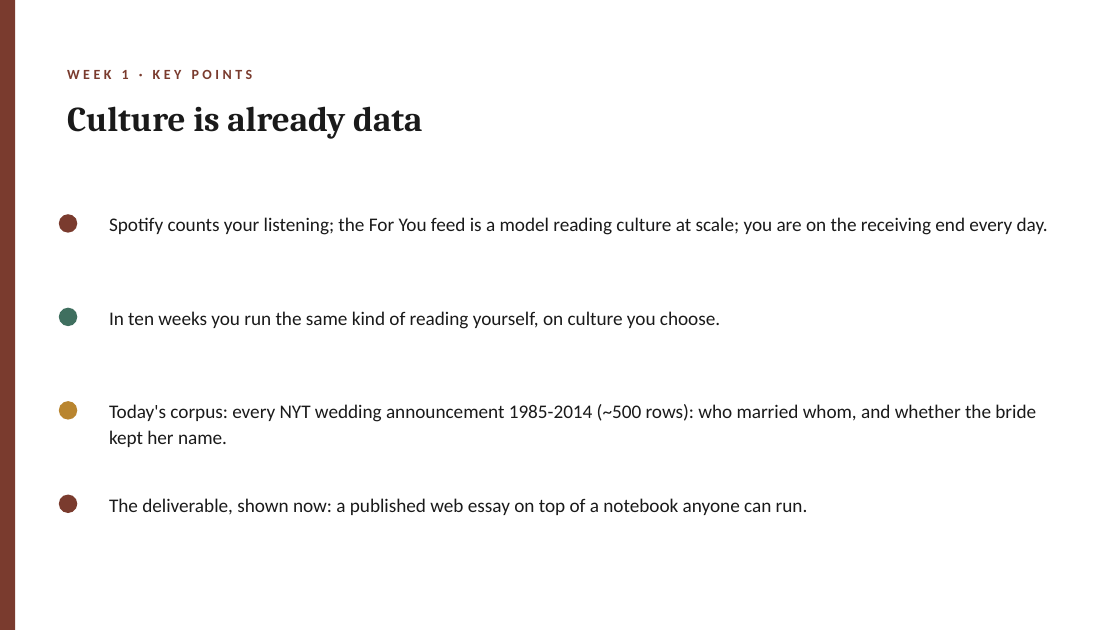
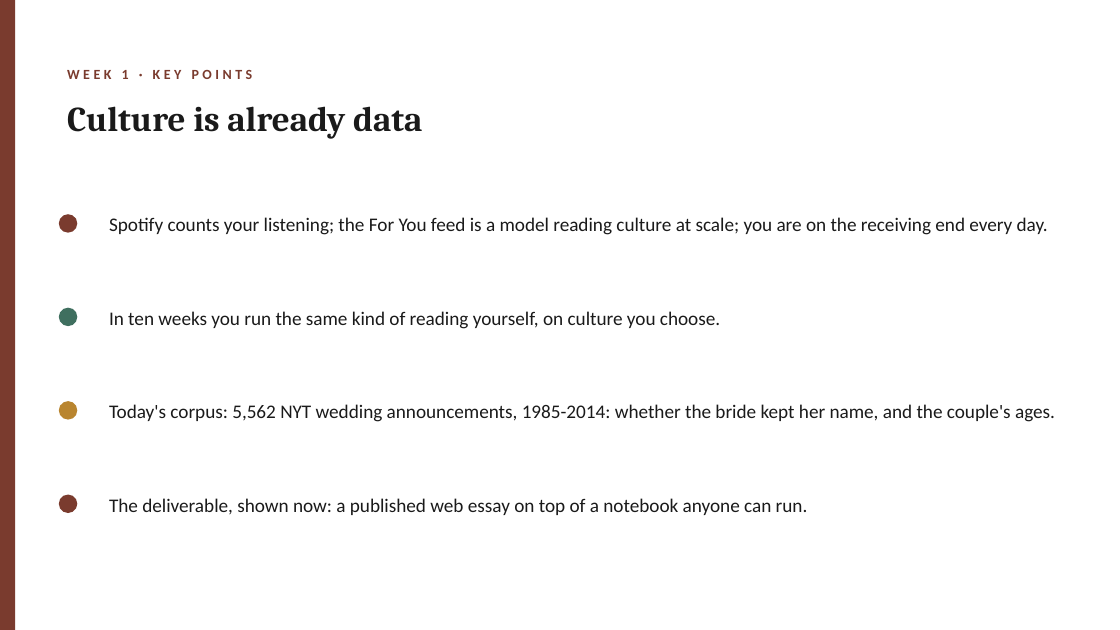
Before and after one commit to lucianli123/culture-as-data-2026, a slide deck: slide 4 of slides/pptx/week-01.pptx. Drawn at 1120x630 pixels with LibreOffice and Linux fonts; fonts in the diff are those of the drawing. Boxes give left, top, right and bottom in pixels: in the first picture for what was removed or moved away, otherwise in the second. Text is boxed around its words. In the diff, an @@ line names an element or a change of style, - is before the commit and + after.

```diff
--- a/slides/pptx/week-01.pptx
+++ b/slides/pptx/week-01.pptx
@@ text at [109,404,1055,422]: text changed @@
-Today's corpus: every NYT wedding announcement 1985-2014 (~500 rows): who married whom, and whether the bride kept her name.
+Today's corpus: 5,562 NYT wedding announcements, 1985-2014: whether the bride kept her name, and the couple's ages.
```
Also in this commit, not shown: 22 other files.
